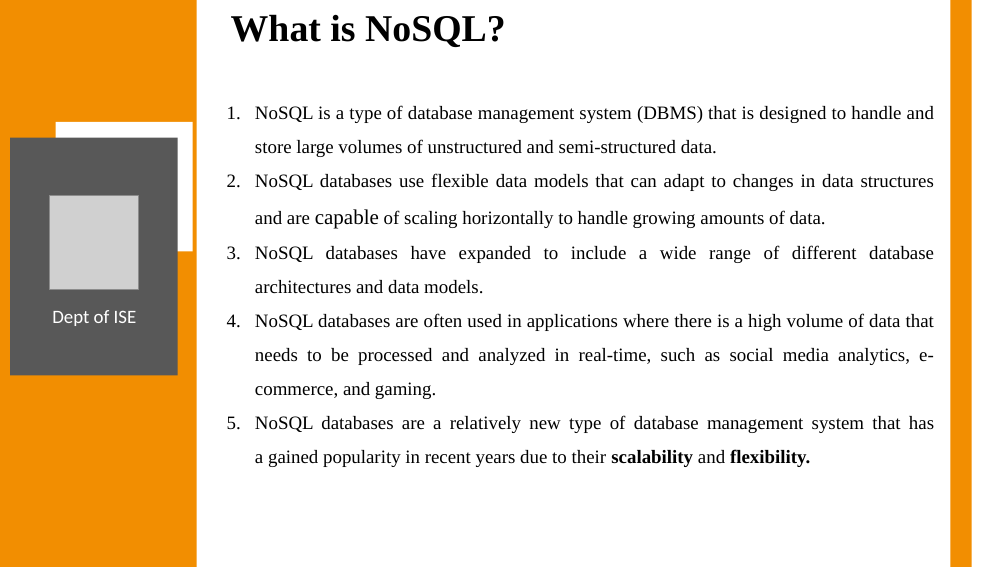
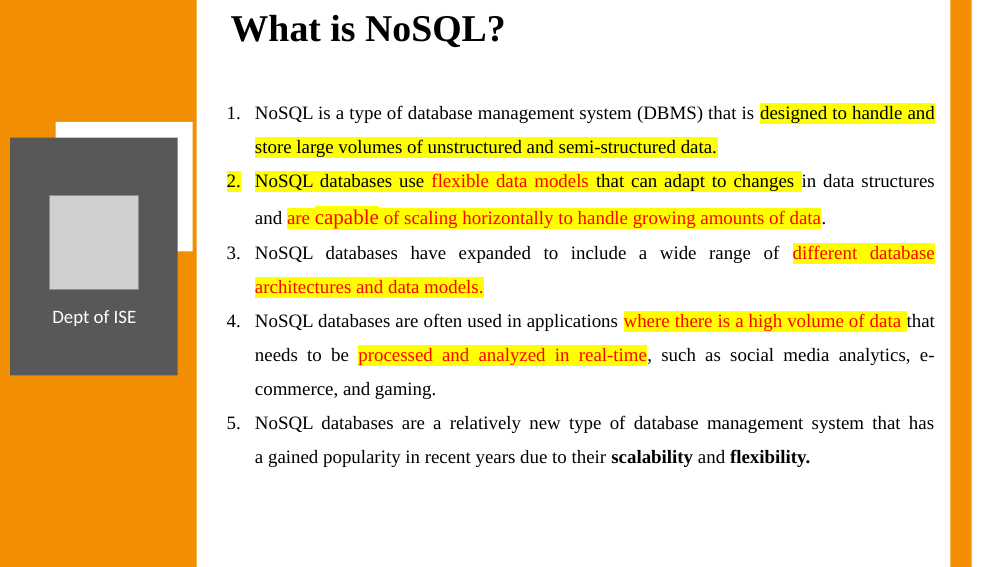
Before and after one commit to Anish202020/7th-Semester, a slide deck: slide 7 of 21 Schema Notes/NoSQL Database/Module 1/Introduction to NoSQL.pptx. Drawn at 1008x567 pixels with LibreOffice and Linux fonts; fonts in the diff are those of the drawing; grey boxes stand for pictures. Boxes give left, top, right and bottom in pixels: in the first picture for what was removed or moved away, otherwise in the second. Text is boxed around its words. In the diff, an @@ line names an element or a change of style, - is before the commit and + after.

```diff
--- a/21 Schema Notes/NoSQL Database/Module 1/Introduction to NoSQL.pptx
+++ b/21 Schema Notes/NoSQL Database/Module 1/Introduction to NoSQL.pptx
@@ text at (255,105,935,399): highlight none to #FFFF00 in "designed to handle and store large volumes ...", "NoSQL databases use flexible data models that ...", "different database architectures and data models.", "where there is a high volume of ..."; text colour #000000 to #FF0000 in "flexible data models are capable of scaling ...", "different database architectures and data models.", "where there is a high volume of ..." @@
```
Also in this commit, not shown: 5 other slides changed, 5 other files.
